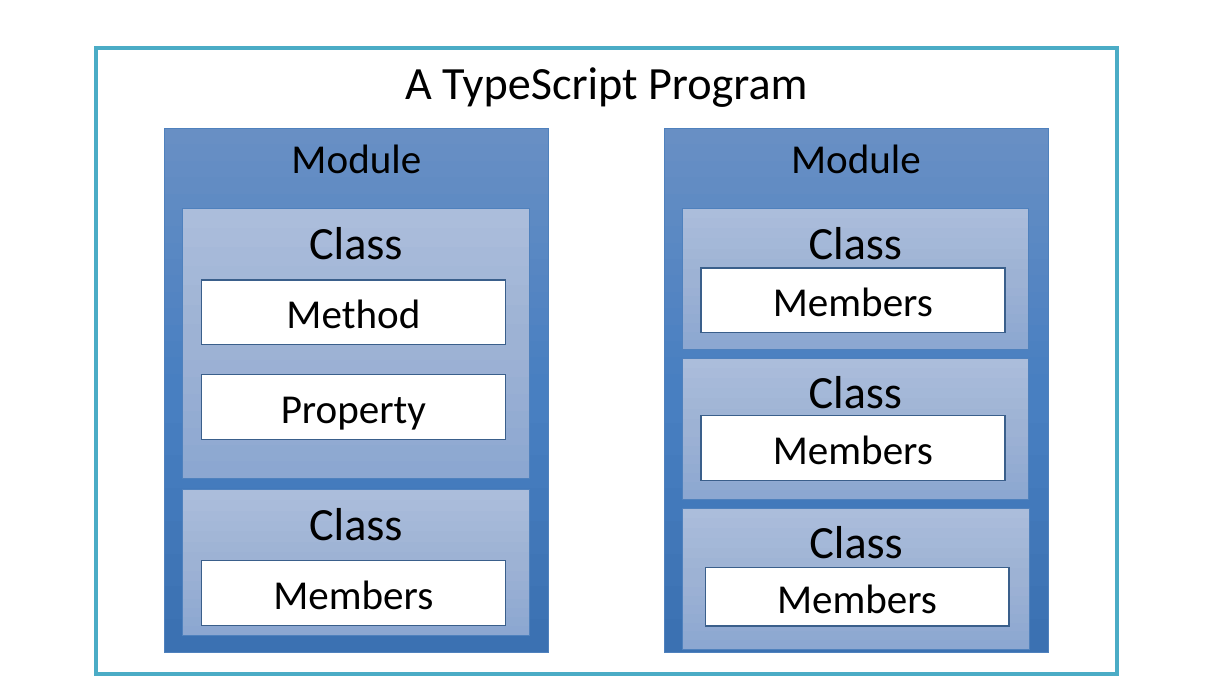
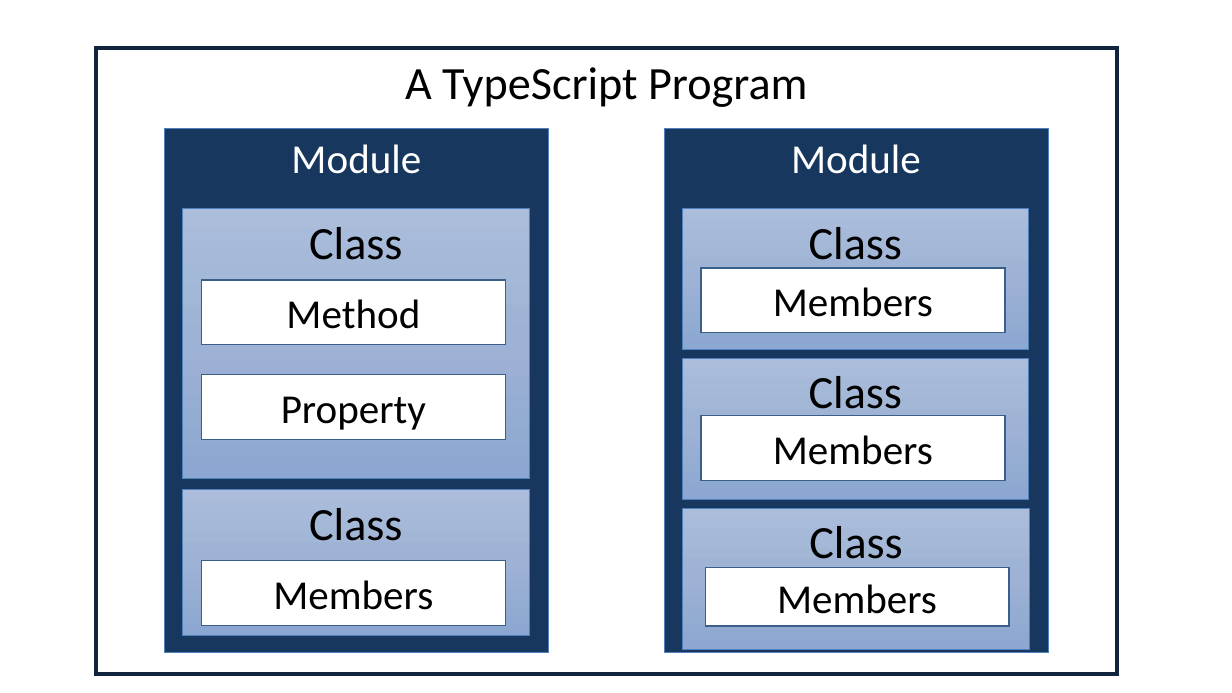
Before and after one commit to BionStt/presentations-2, a slide deck: slide 13 of TypeScript.pptx (slide 6 before the commit). Drawn at 1232x693 pixels with LibreOffice and Linux fonts; fonts in the diff are those of the drawing. Boxes give left, top, right and bottom in pixels: in the first picture for what was removed or moved away, otherwise in the second. Text is boxed around its words. In the diff, an @@ line names an element or a change of style, - is before the commit and + after.

Commit message:
TypeScript

```diff
--- a/TypeScript.pptx
+++ b/TypeScript.pptx
@@ rectangle "A TypeScript Program" at <box>95,48,1117,674</box>: outline #4BACC6 3.25 pt to #0F243E 3.25 pt @@
@@ rectangle "Module" at <box>165,128,548,653</box>: text colour #000000 to #FFFFFF; fill gradient #688FC5 to #4A80C3 to #3B72B3 to #17375E @@
@@ rectangle "Module" at <box>665,128,1048,653</box>: text colour #000000 to #FFFFFF; fill gradient #688FC5 to #4A80C3 to #3B72B3 to #17375E @@
```
Also in this commit, not shown: 10 other slides changed, 48 slides added, 3 slides removed.
